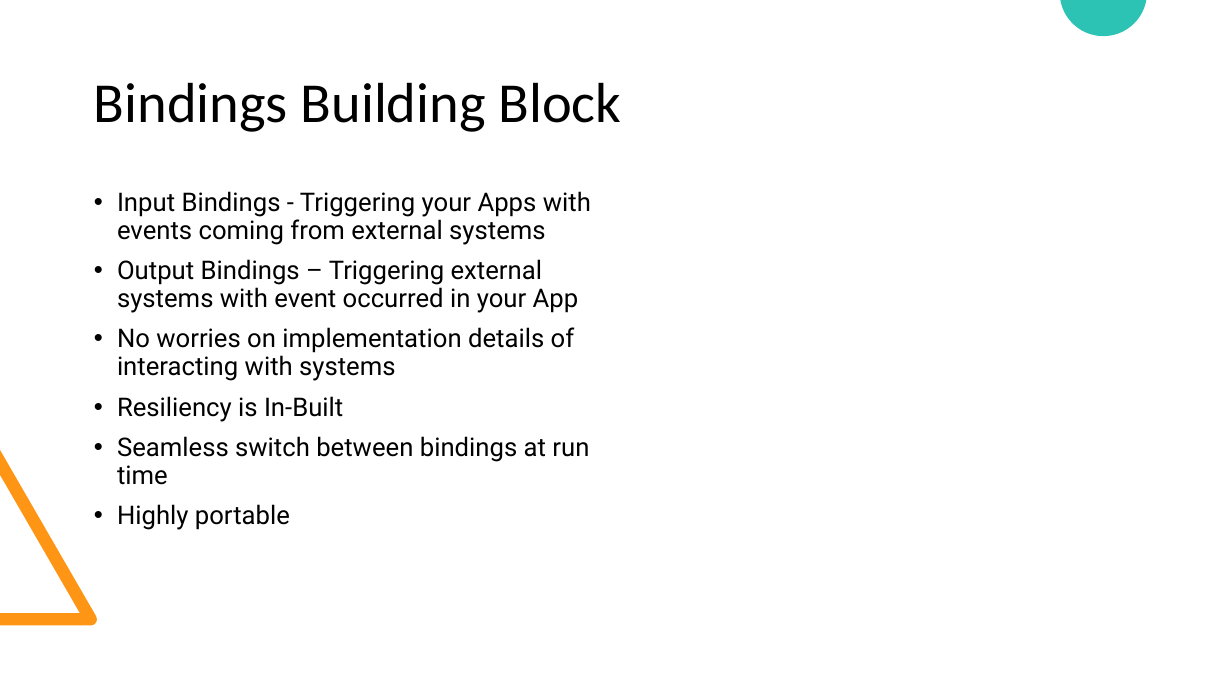
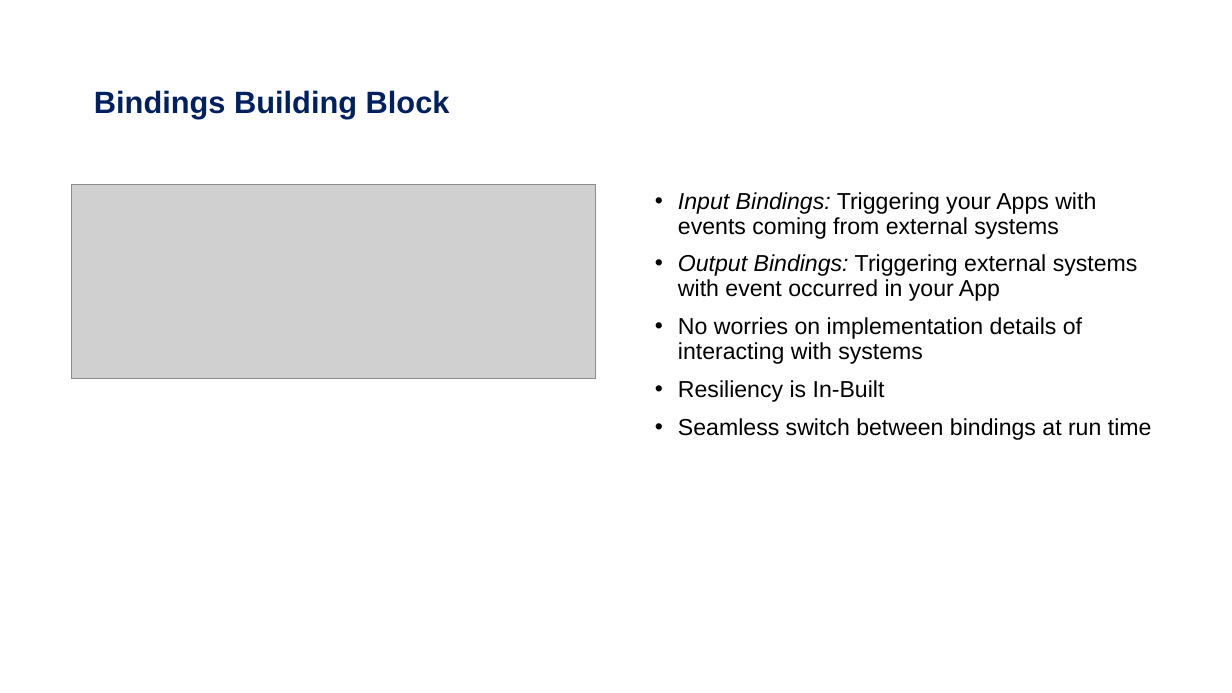
Before and after one commit to rgvna258/DaprDemoApp, a slide deck: slide 21 of files/Dapr-Final.pptx (slide 20 before the commit). Drawn at 1232x693 pixels with LibreOffice and Linux fonts; fonts in the diff are those of the drawing; grey boxes stand for pictures. Boxes give left, top, right and bottom in pixels: in the first picture for what was removed or moved away, otherwise in the second. Text is boxed around its words. In the diff, an @@ line names an element or a change of style, - is before the commit and + after.

```diff
--- a/files/Dapr-Final.pptx
+++ b/files/Dapr-Final.pptx
@@ freeform shape removed at (1061,0,1147,36) @@
@@ title "Bindings Building Block" at (94,90,450,119): size 44 to 24 pt, font Calibri to Arial, text colour #000000 to #002060, bold on @@
@@ picture added at (71,185,595,379) @@
@@ text "Input Bindings: Triggering your Apps ...": place and size @@
-text "Input Bindings: Triggering your Apps ..." at (117,191,591,530)
+text "Input Bindings: Triggering your Apps ..." at (678,192,1152,440)
@@ text at (678,192,1138,301): text changed; size 20 to 18 pt; font Roboto to Arial @@
-• Input Bindings - Triggering your Apps with events coming from external systems
-• Output Bindings – Triggering external systems with event occurred in your App
+• Input Bindings: Triggering your Apps with events coming from external systems
+• Output Bindings: Triggering external systems with event occurred in your App
@@ text at (678,317,1152,440): size 20 to 18 pt, font Roboto to Arial in "No worries on implementation details of interacting ...", "Resiliency is In-Built", "Seamless switch between bindings at run time" @@
@@ freeform shape removed at (0,450,97,625) @@
@@ text at (117,504,290,530): paragraph removed @@
-• Highly portable
```
Also in this commit, not shown: 18 other slides changed, 9 slides added, 4 slides removed, 15 other files.
